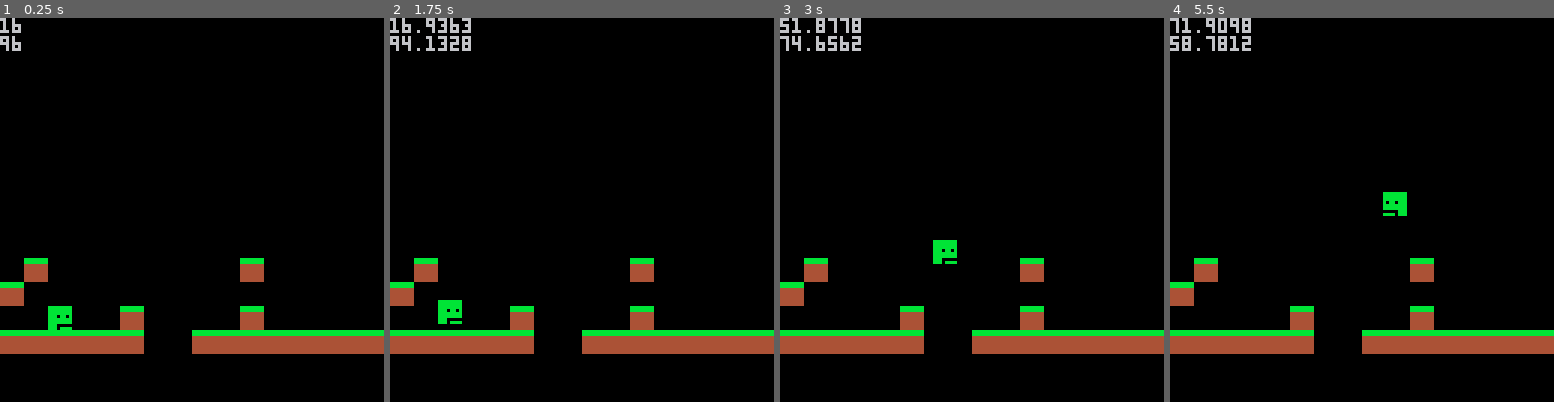
Above: before the commit, frames 1-4 (left to right).
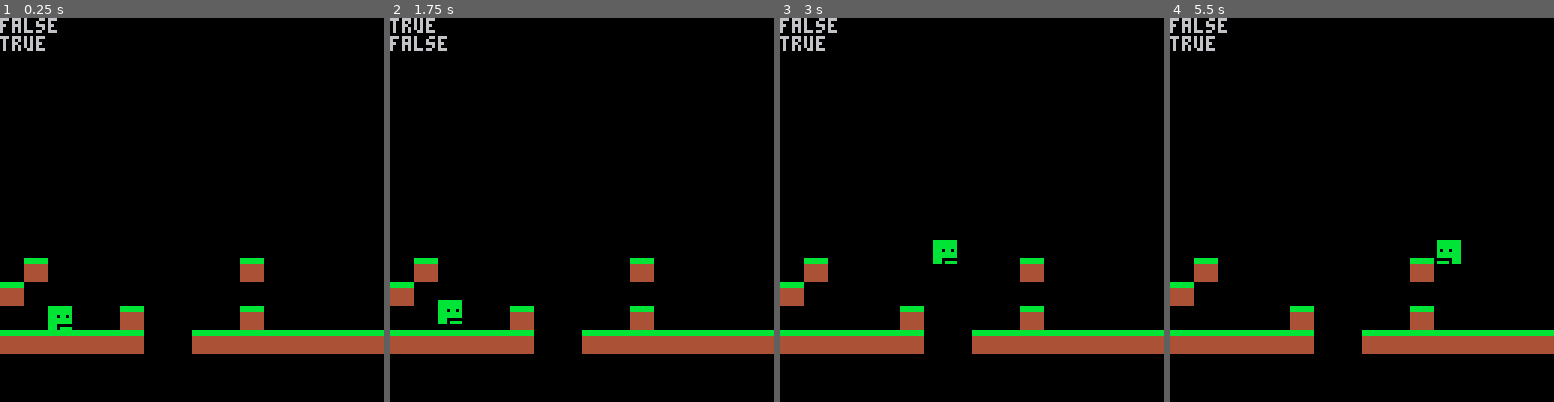
Above: after the commit, the same moments.

Repository: djkramnik/nintendont
Game: PICO-8 cartridge nintendont.p8
The game is run twice, just before and just after one commit, with the same random seed, the same clock (stepped at 60 frames per second) and the same inputs.
Inputs:
- Up to frame 1 (0.25 s): no input
- Up to frame 2 (1.75 s): tap X (X key) at 0.33, 1.07 s; tap O (Z key) at 0.7, 1.7 s; hold Right from 1.6 s (still down)
- Up to frame 3 (3 s): tap X (X key) at 1.85, 2.97 s; release Right at 2.1 s; tap O (Z key) at 2.1, 2.5, 2.9 s; hold Right from 2.47 s (still down)
- Up to frame 4 (5.5 s): release Right at 3.03 s; hold Left 3.08-3.58 s; tap O (Z key) every 0.4 s from 3.3 to 5.3 s; hold Right 4.02-4.68 s; tap X (X key) at 4.08, 5.2 s; hold Left from 5.08 s (still down)

The runs differ from the first frame. In frame 1, 0.4% of the frame differs, in the area x 0-15%, y 0-9%; in frame 2, 0.7%; in frame 3, 0.7%; in frame 4, 1.4%, in the area x 0-76%, y 0-65%.

Commit message:
ready for goomba

Diff:
--- a/nintendont.p8
+++ b/nintendont.p8
@@ -28,14 +28,17 @@
 ass="???"
 fallmax=4
 log=false
+ydelta=0
+bumphead=false
 
 function _update()
   local t=0
   local powa=0
-  local ydelta =0
   local xdelta = 0
   local nxtvdisp = 0
   local ogdisp = vdisp
+
+  ydelta = 0
 
   -- ass is used for jump and is more strict
   ass=touchgrass(nx,ny)
@@ -73,7 +76,7 @@
     jbtn=true
   else
     jbtn=false
-    jrelease=true
+    jrelease=touchgrass(nx,ny)
   end
 
   if (btn(5)) then
@@ -104,6 +107,7 @@
   bejump(jumping,jbtn,ass,jrelease)
 
   if(jumping) then
+    jrelease = not jbtn
     v=initv
     jtick+=1
     t=(jtick/jdiv)
@@ -121,6 +125,13 @@
 
     vdisp=nxtvdisp
 
+    if(ydelta>0) then
+      if(bumph(nx,ny - ydelta)) then
+       bumphead=true
+       initv=0
+       btnrls=true
+      end
+    end
     -- if on the way up (+vdisp?)
     -- and bumph then
     -- set bump head flag
@@ -165,19 +176,23 @@
   end
 
   ny -= ydelta
-
-  leftbump = bumpl(nx+xdelta,ny)
-  rightbump = bumpr(nx+xdelta,ny)
-  if (not rightbump and not leftbump) then
-   nx += xdelta
-  elseif(leftbump) then
-   nx += xdelta
+  nx += xdelta
+
+  if (bumphead) then
+   ny = nearestprevmultiple(ceil(ny))
+   bumphead=false
+  end
+
+
+  leftbump = bumpl(nx,ny)
+  rightbump = bumpr(nx,ny)
+
+  if(leftbump) then
    if (leftie) then
     nx = nearestprevmultiple(flr(nx))
    end
    speed=0
   elseif(rightbump) then
-   nx += xdelta
    if (not leftie) then
     nx = nearestmultiple(ceil(nx))
    end
@@ -204,8 +219,8 @@
  cls()
  spr(3,nx,ny,1,1,leftie)
  map()
- print(nx)
- print(ny)
+ print(jbtn)
+ print(jrelease)
  --print(jumping)
  --print(ass)
  --print(ny)
@@ -247,7 +262,7 @@
 function bejump(
 prev,jbtn,ass,jr)
   return not ass or
-  (jbtn and not prev and jr)
+  (jbtn and (not prev) and jr)
 end
 
 function ydiff(v,t,g)
